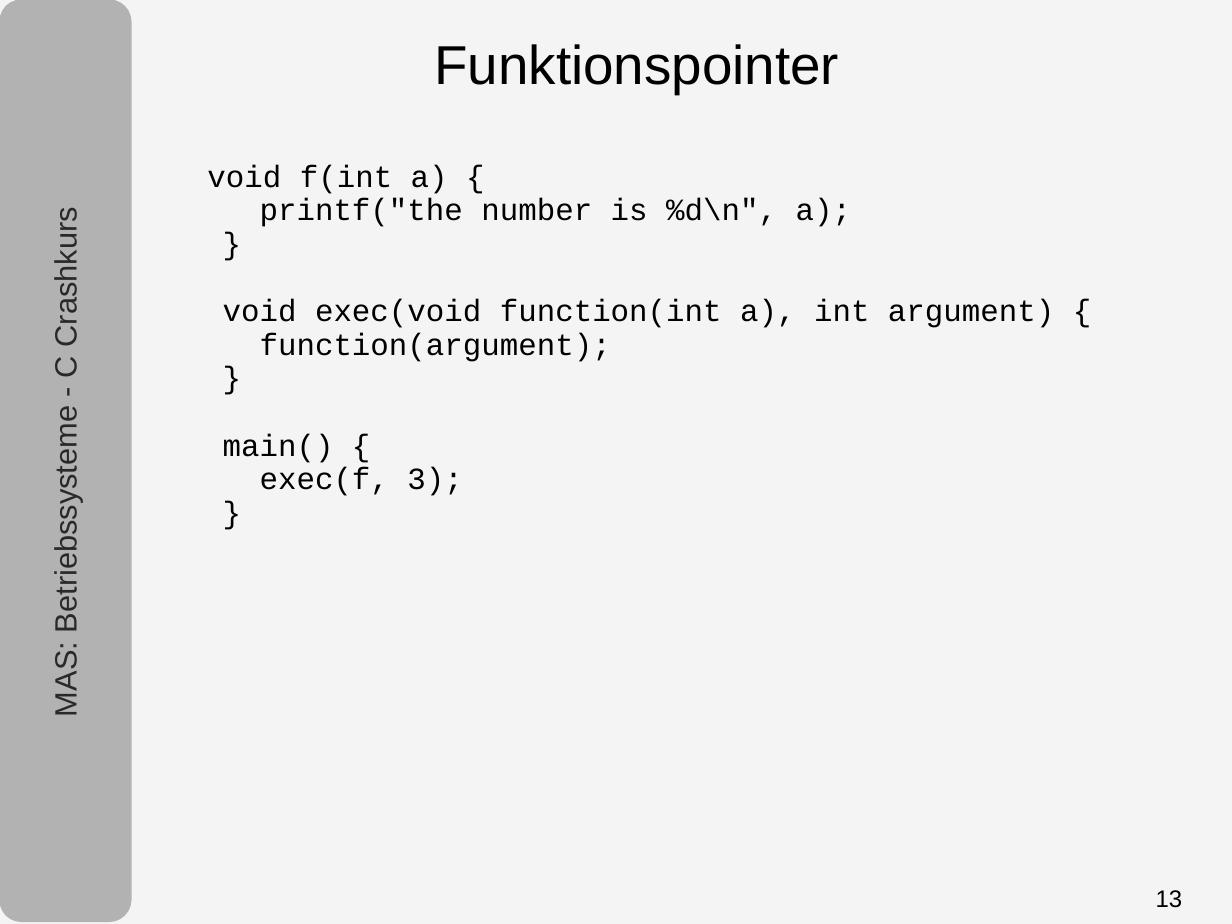
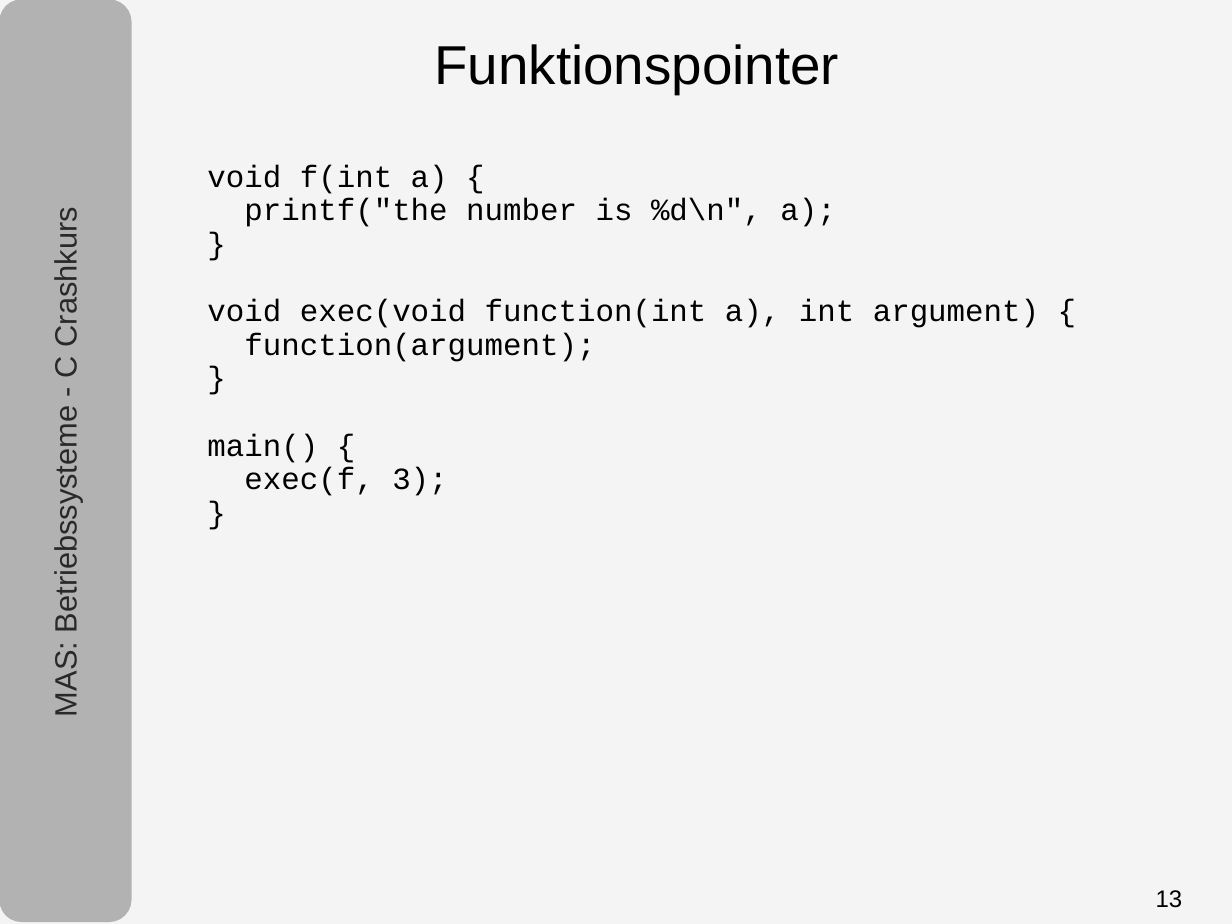
Before and after one commit to tpo/betriebssysteme, a slide deck: slide 13 of 05-1_C.odp. Drawn at 1232x924 pixels with LibreOffice and Linux fonts; fonts in the diff are those of the drawing. Boxes give left, top, right and bottom in pixels: in the first picture for what was removed or moved away, otherwise in the second. Text is boxed around its words. In the diff, an @@ line names an element or a change of style, - is before the commit and + after.

```diff
--- a/05-1_C.odp
+++ b/05-1_C.odp
@@ text "void f(int a) { printf("the ..." at [207, 165, 1039, 496]: indent changed @@
```
Also in this commit, not shown: 4 other slides changed.
